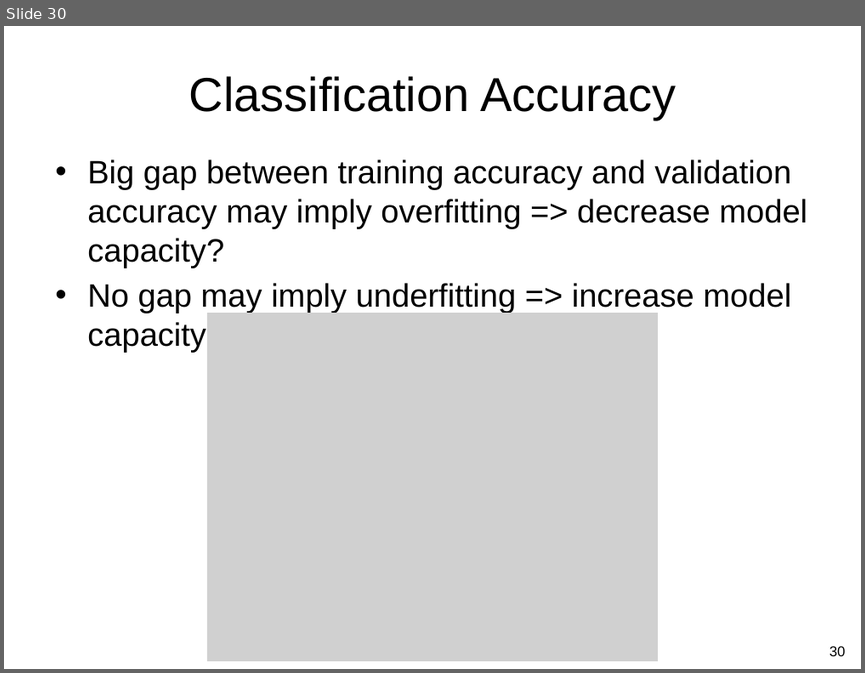
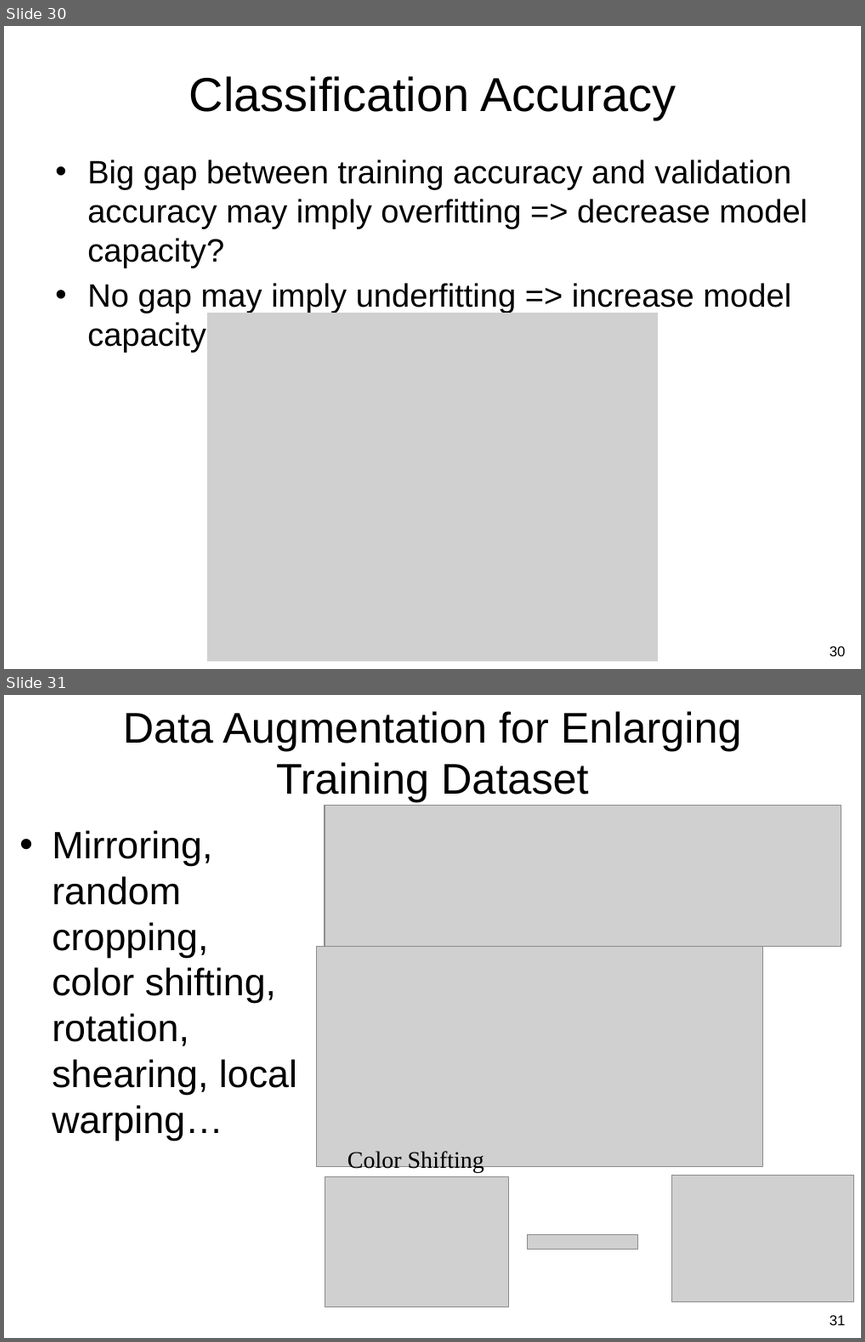
Before and after one commit to guzonghua/saav, a slide deck: PPTs/L3 Intro to ML.pptx. Shown one above the other, each under a label of ours: slide 30 before the commit, slides 30 and 31 after it. The pictures are 865x673 and 865x1342 pixels, drawn with LibreOffice and Linux fonts; fonts in the diff are those of the drawing; grey boxes stand for pictures. Boxes give left, top, right and bottom in pixels: in the first picture for what was removed or moved away, otherwise in the second. Text is boxed around its words. In the diff, an @@ line names an element or a change of style, - is before the commit and + after.

```diff
--- a/PPTs/L3 Intro to ML.pptx
+++ b/PPTs/L3 Intro to ML.pptx
@@ slide 31 added at bbox=[4, 695, 861, 1338], background #FFFFFF @@
@@ title added at bbox=[123, 711, 742, 802], 36 pt, text #000000 @@
+Data Augmentation for Enlarging Training Dataset
@@ picture added at bbox=[324, 805, 841, 947] @@
@@ text added at bbox=[52, 830, 297, 1140], 32 pt, text #000000 @@
+• Mirroring, random cropping, color shifting, rotation, shearing, local warping…
@@ picture added at bbox=[317, 946, 763, 1166] @@
@@ text added at bbox=[347, 1151, 484, 1172], 20 pt, text #000000 @@
+Color Shifting
@@ picture added at bbox=[324, 1176, 509, 1307] @@
@@ picture added at bbox=[671, 1174, 854, 1302] @@
@@ picture added at bbox=[528, 1235, 638, 1249] @@
@@ page number added at bbox=[829, 1315, 846, 1325], 12 pt, text #000000 @@
+31
```
Also in this commit, not shown: 1 slide changed, 1 other slide added, 1 slide removed, 4 other files.
